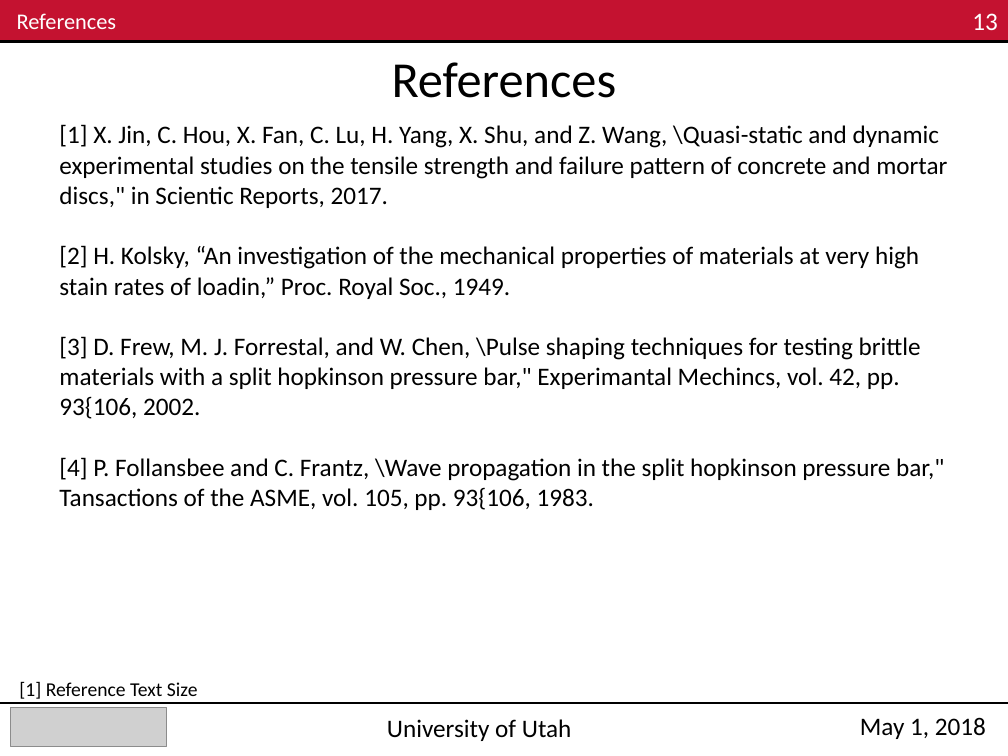
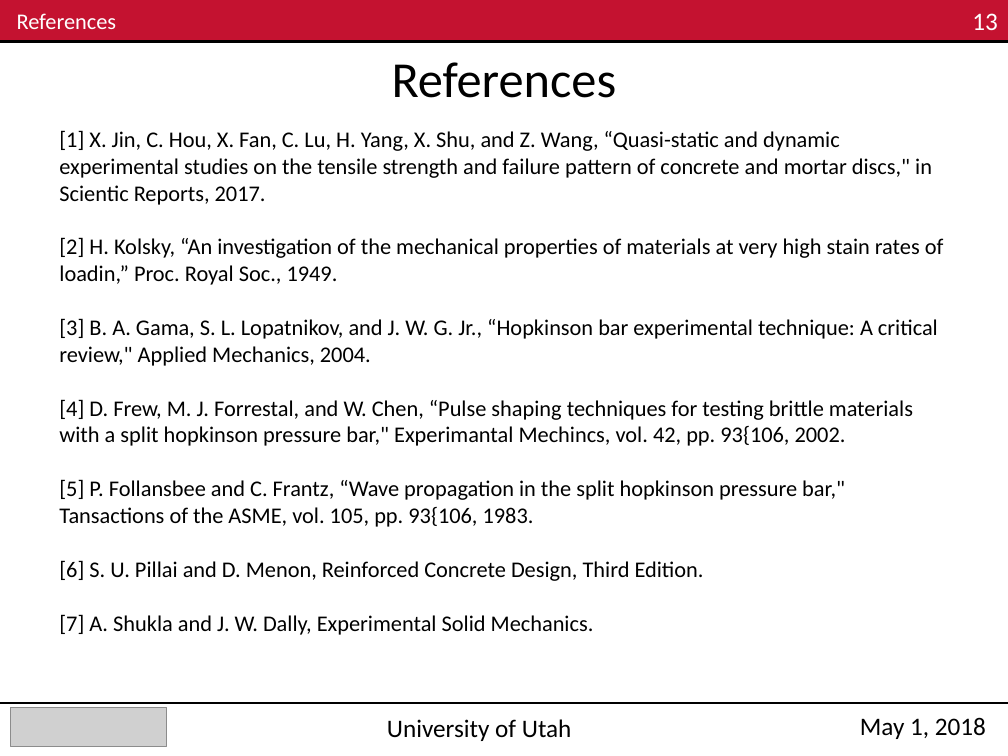
Before and after one commit to Mar-ten/PMAA_Fracture, a slide deck: slide 13 of ME EN 6960_Group4_Exp3_Nick.pptx. Drawn at 1008x756 pixels with LibreOffice and Linux fonts; fonts in the diff are those of the drawing; grey boxes stand for pictures. Boxes give left, top, right and bottom in pixels: in the first picture for what was removed or moved away, otherwise in the second. Text is boxed around its words. In the diff, an @@ line names an element or a change of style, - is before the commit and + after.

Commit message:
Presentation Update

```diff
--- a/ME EN 6960_Group4_Exp3_Nick.pptx
+++ b/ME EN 6960_Group4_Exp3_Nick.pptx
@@ text at [59, 130, 932, 205]: text changed; size 18 to 16 pt @@
-[1] X. Jin, C. Hou, X. Fan, C. Lu, H. Yang, X. Shu, and Z. Wang, \Quasi-static and dynamic experimental studies on the tensile strength and failure pattern of concrete and mortar discs," in Scientic Reports, 2017.
+[1] X. Jin, C. Hou, X. Fan, C. Lu, H. Yang, X. Shu, and Z. Wang, “Quasi-static and dynamic experimental studies on the tensile strength and failure pattern of concrete and mortar discs," in Scientic Reports, 2017.
@@ text at [59, 237, 944, 285]: size 18 to 16 pt in "[2] H. Kolsky, “An investigation of the ..." @@
@@ text at [59, 318, 938, 635]: text changed; size 18 to 16 pt @@
-[3] D. Frew, M. J. Forrestal, and W. Chen, \Pulse shaping techniques for testing brittle materials with a split hopkinson pressure bar," Experimantal Mechincs, vol. 42, pp. 93{106, 2002.
-[4] P. Follansbee and C. Frantz, \Wave propagation in the split hopkinson pressure bar," Tansactions of the ASME, vol. 105, pp. 93{106, 1983.
+[3] B. A. Gama, S. L. Lopatnikov, and J. W. G. Jr., “Hopkinson bar experimental technique: A critical review," Applied Mechanics, 2004.
+[4] D. Frew, M. J. Forrestal, and W. Chen, “Pulse shaping techniques for testing brittle materials with a split hopkinson pressure bar," Experimantal Mechincs, vol. 42, pp. 93{106, 2002.
+[5] P. Follansbee and C. Frantz, “Wave propagation in the split hopkinson pressure bar," Tansactions of the ASME, vol. 105, pp. 93{106, 1983.
+[6] S. U. Pillai and D. Menon, Reinforced Concrete Design, Third Edition.
+[7] A. Shukla and J. W. Dally, Experimental Solid Mechanics.
@@ text removed at [19, 681, 198, 699] @@
-[1] Reference Text Size
```
Also in this commit, not shown: 7 other slides changed.
